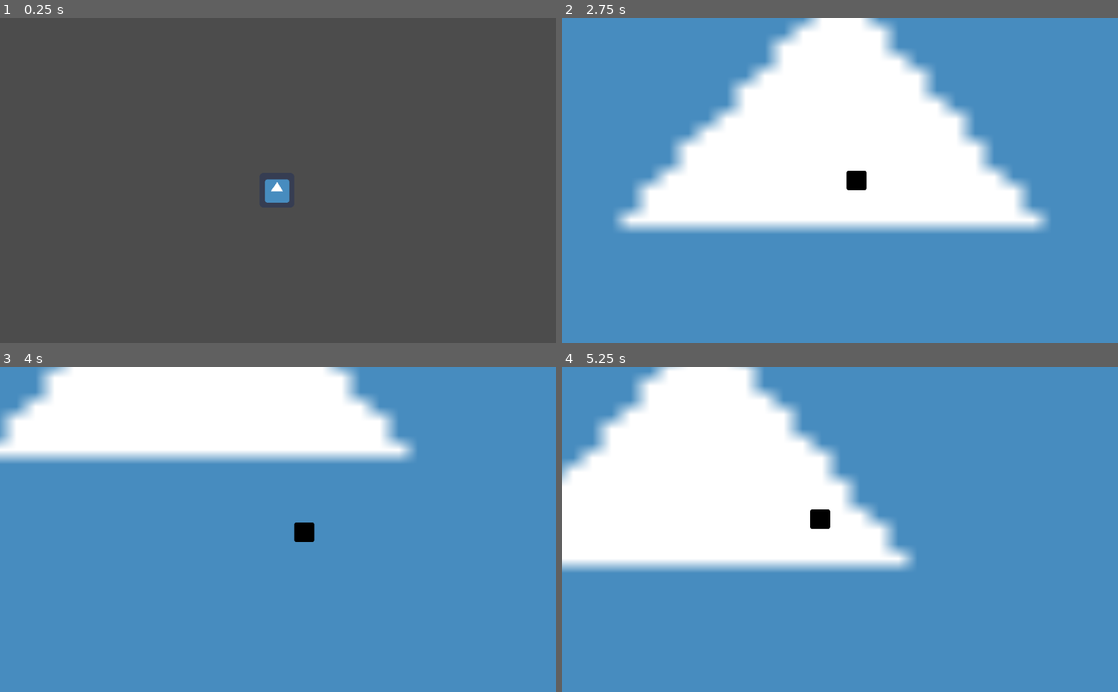
Above: before the commit, frames 1-4 (two rows, left to right).
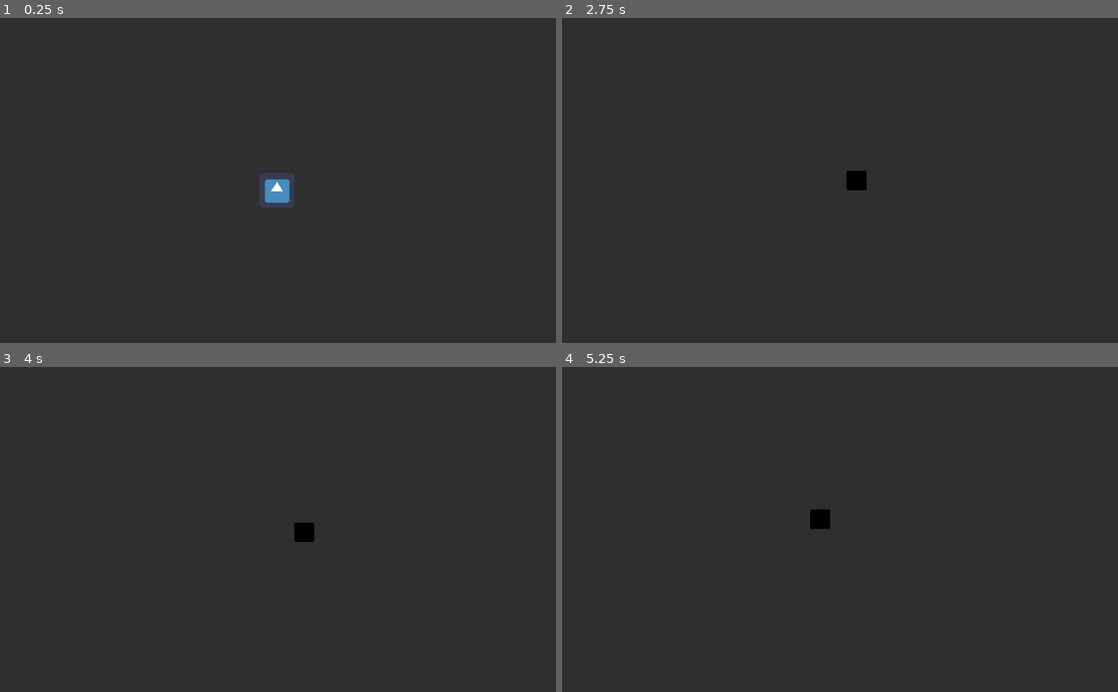
Above: after the commit, the same moments.

Repository: MirashStudio/GGJ2022
Game: Godot game, scene res://scenes/menu.tscn
Same seed, same stepped clock (60 frames per second), same inputs: the game is played once before the commit and once after it. The engine's default icon, where the game draws it, is replaced by a stand-in: a white triangle on a blue panel in a dark square.
Inputs (mouse positions are in pixels of both pictures, inside the frame that each line leads up to):
- Up to frame 1 (0.25 s): no input
- Up to frame 2 (2.75 s): click (840, 190) at 0.5 s; click (840, 190) at 1.25 s; tap Enter at 2 s; hold Right (ui_right) from 2.03 s (still down)
- Up to frame 3 (4 s): release Right (ui_right) at 2.78 s; hold Down (ui_down) 2.78-3.53 s; hold Right (ui_right) from 3.53 s (still down)
- Up to frame 4 (5.25 s): release Right (ui_right) at 4.28 s; hold Up (ui_up) 4.28-5.03 s; hold Left (ui_left) from 5.03 s (still down)

The runs differ from the first frame. In frame 1, 99% of the frame differs, in the area x 0-100%, y 0-100%; in frame 2, 100%; in frame 3, 100%; in frame 4, 100%.

Commit message:
up

Diff:
--- a/Game/project.godot
+++ b/Game/project.godot
@@ -14,6 +14,10 @@
 run/main_scene="res://scenes/menu.tscn"
 config/icon="res://icon.png"
 
+[autoload]
+
+GameSingleton="*res://scripts/singletons/gameSingleton.gd"
+
 [physics]
 
 common/enable_pause_aware_picking=true
@@ -23,4 +27,5 @@
 quality/driver/driver_name="GLES2"
 vram_compression/import_etc=true
 vram_compression/import_etc2=false
+environment/default_clear_color=Color( 0.184314, 0.184314, 0.184314, 1 )
 environment/default_environment="res://default_env.tres"
--- a/Game/scenes/level.tscn
+++ b/Game/scenes/level.tscn
@@ -1,13 +1,7 @@
-[gd_scene load_steps=3 format=2]
+[gd_scene load_steps=2 format=2]
 
-[ext_resource path="res://icon.png" type="Texture" id=1]
 [ext_resource path="res://player/player_top_down.tscn" type="PackedScene" id=2]
 
 [node name="level" type="Node2D"]
 
-[node name="Icon" type="Sprite" parent="."]
-position = Vector2( 3, 33 )
-scale = Vector2( 35.2266, 26.6016 )
-texture = ExtResource( 1 )
-
 [node name="player_top_down" parent="." instance=ExtResource( 2 )]
--- /dev/null
+++ b/Game/scenes/prefabs/energy_point.tscn
@@ -0,0 +1,15 @@
+[gd_scene load_steps=3 format=2]
+
+[ext_resource path="res://icon.png" type="Texture" id=1]
+
+[sub_resource type="CircleShape2D" id=1]
+radius = 37.855
+
+[node name="energy_point" type="Area2D"]
+
+[node name="CollisionShape2D" type="CollisionShape2D" parent="."]
+shape = SubResource( 1 )
+
+[node name="Icon" type="Sprite" parent="."]
+modulate = Color( 0.337255, 1, 0, 1 )
+texture = ExtResource( 1 )
--- /dev/null
+++ b/Game/scripts/prefabs/energy_point.gd
@@ -0,0 +1,16 @@
+extends Area2D
+
+
+# Declare member variables here. Examples:
+# var a = 2
+# var b = "text"
+
+
+# Called when the node enters the scene tree for the first time.
+func _ready():
+	pass # Replace with function body.
+
+
+# Called every frame. 'delta' is the elapsed time since the previous frame.
+#func _process(delta):
+#	pass
--- /dev/null
+++ b/Game/scripts/singletons/gameSingleton.gd
@@ -0,0 +1,16 @@
+extends Node
+
+
+# Declare member variables here. Examples:
+# var a = 2
+# var b = "text"
+
+
+# Called when the node enters the scene tree for the first time.
+func _ready():
+	pass # Replace with function body.
+
+
+# Called every frame. 'delta' is the elapsed time since the previous frame.
+#func _process(delta):
+#	pass
